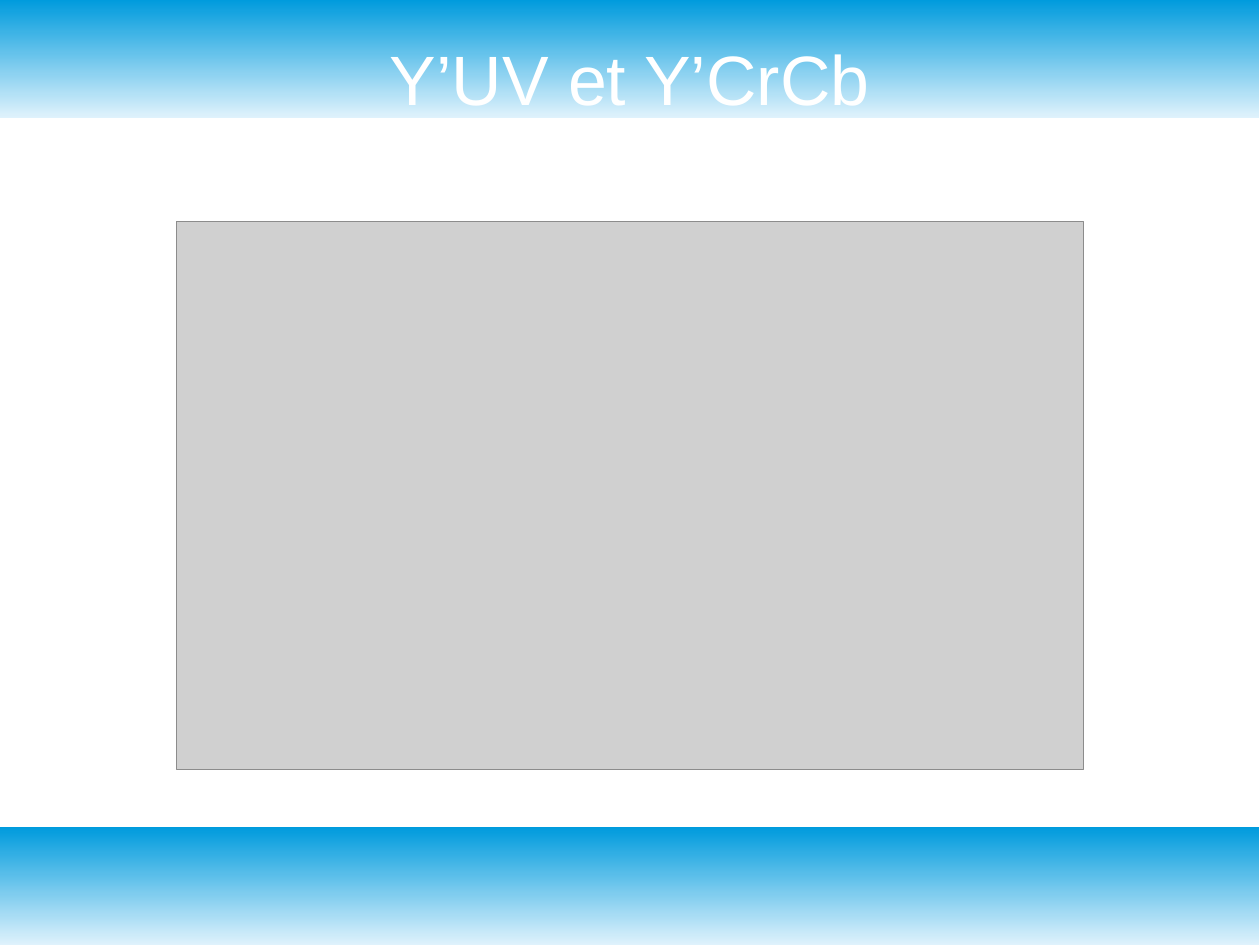
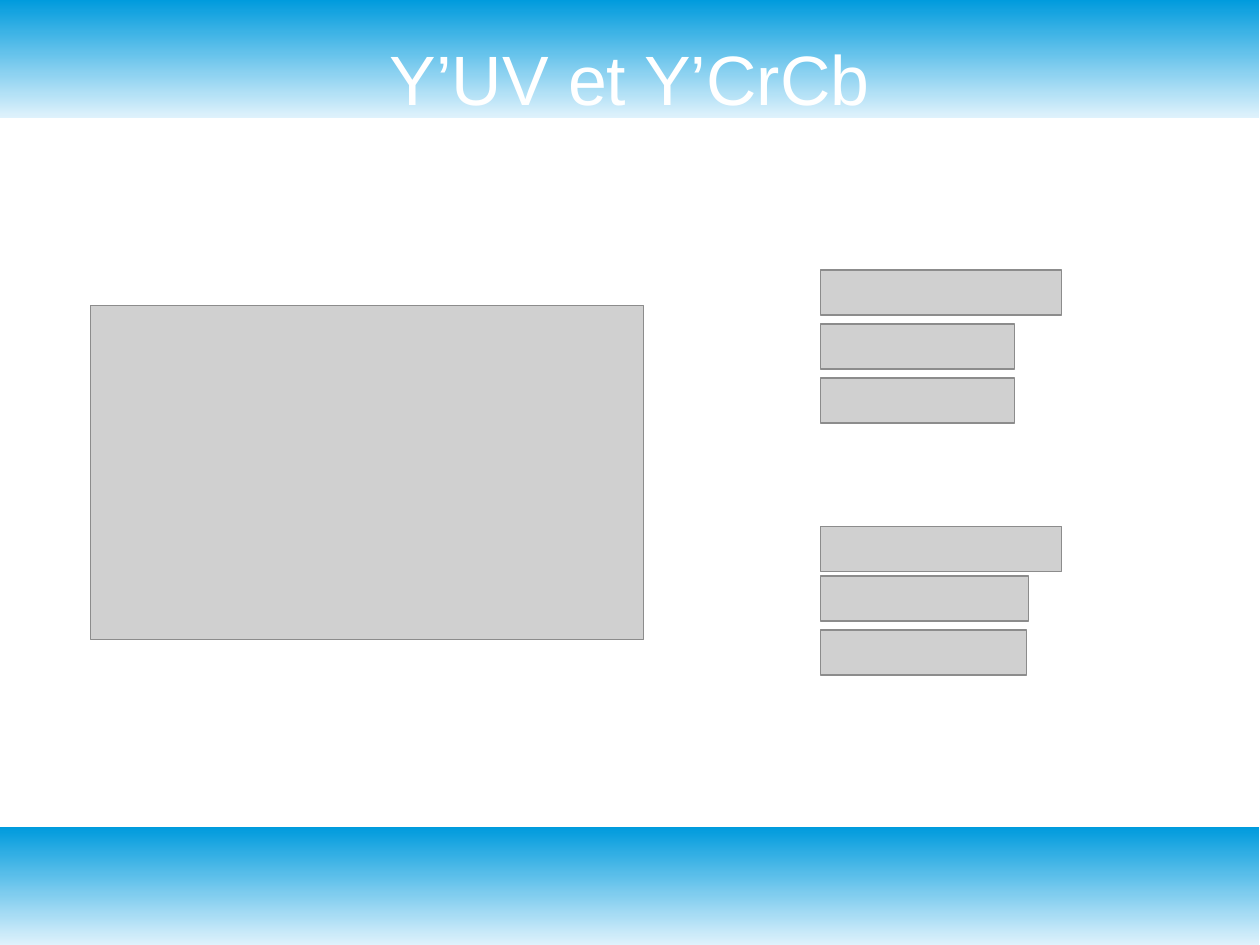
Before and after one commit to Eradan94/JPEG2000, a slide deck: slide 12 of Presentation.odp (slide 11 before the commit). Drawn at 1260x945 pixels with LibreOffice and Linux fonts; fonts in the diff are those of the drawing; grey boxes stand for pictures. Boxes give left, top, right and bottom in pixels: in the first picture for what was removed or moved away, otherwise in the second. Text is boxed around its words. In the diff, an @@ line names an element or a change of style, - is before the commit and + after.

```diff
--- a/Presentation.odp
+++ b/Presentation.odp
@@ picture added at [821, 270, 1062, 314] @@
@@ picture: place and size @@
-picture at [176, 221, 1083, 768]
+picture at [90, 305, 644, 640]
@@ picture added at [821, 324, 1014, 368] @@
@@ picture added at [821, 378, 1014, 423] @@
@@ picture added at [821, 527, 1062, 572] @@
@@ picture added at [821, 576, 1029, 621] @@
@@ picture added at [821, 630, 1027, 675] @@
```
Also in this commit, not shown: 1 other slide changed, 1 other file.
